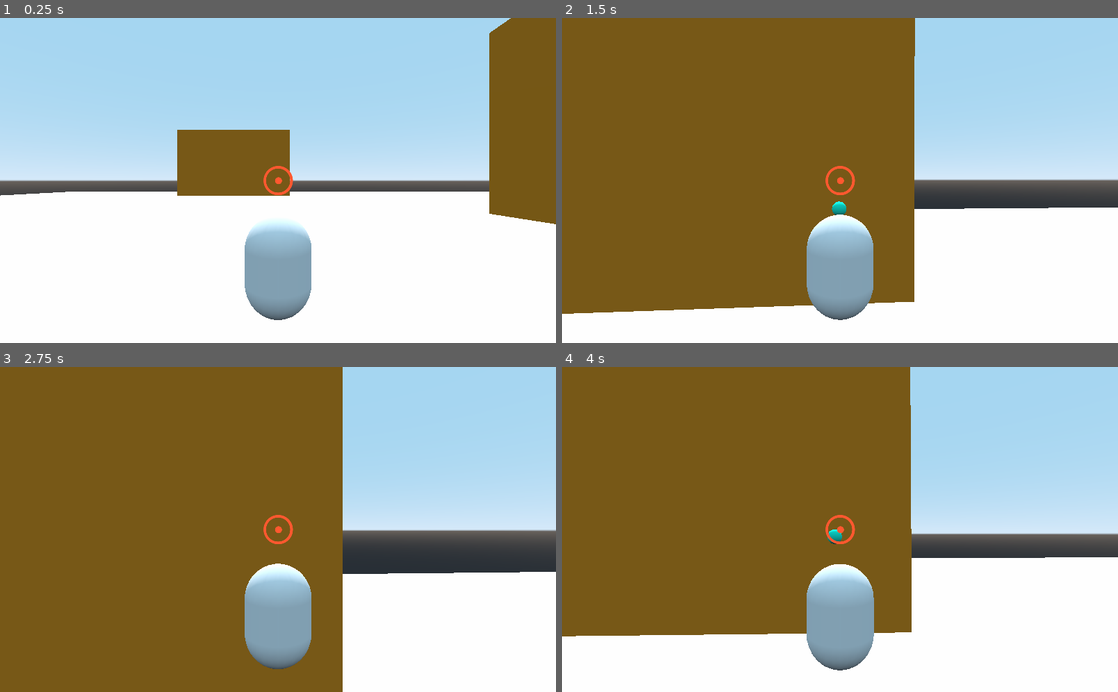
Above: before the commit, frames 1-4 (two rows, left to right).
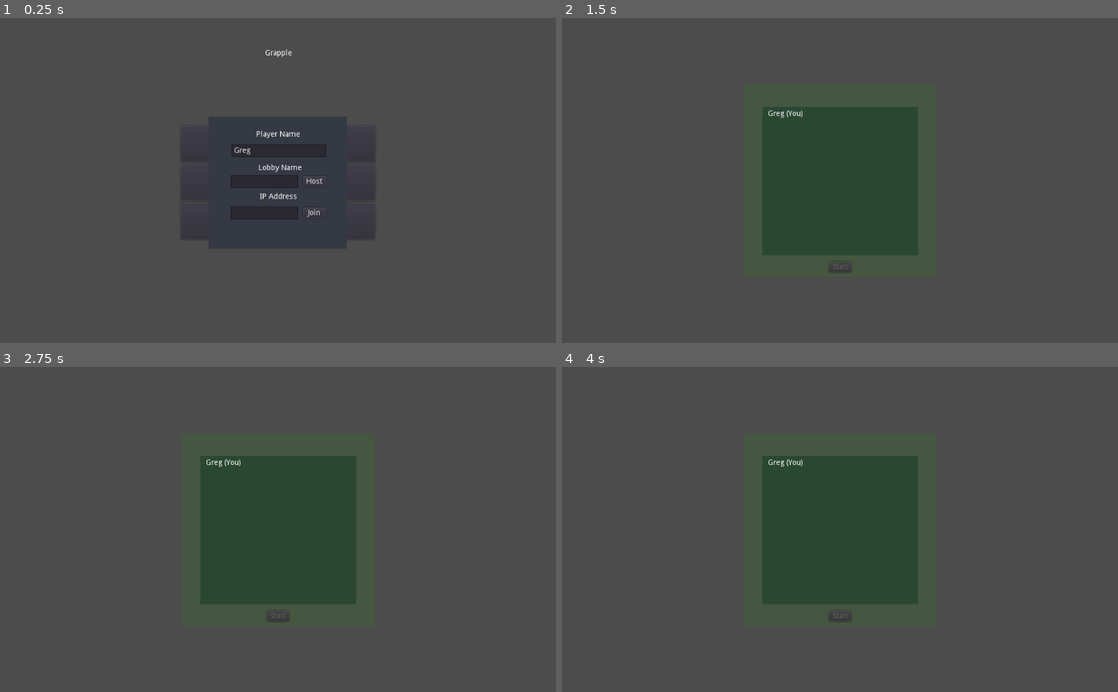
Above: after the commit, the same moments.

Repository: AdithaD/grapple
Game: Godot game, scene res://Scenes/MainMenu.tscn
The game is run twice, just before and just after one commit, with the same random seed, the same clock (stepped at 60 frames per second) and the same inputs. Before the commit the project starts from res://Scenes/Main.tscn.
Inputs (mouse positions are in pixels of both pictures, inside the frame that each line leads up to):
- Up to frame 1 (0.25 s): no input
- Up to frame 2 (1.5 s): click (840, 183) at 0.5 s, where only the run after the commit has a clickable "Multiplayer"; click (873, 180) at 1.25 s, where only the run after the commit has a clickable "Host"
- Up to frame 3 (2.75 s): tap Enter at 2 s; move the mouse to (305, 529) at 2.02 s; hold W (move_forward) from 2.03 s (still down); click (305, 529) at 2.1 s; tap Space (jump) at 2.27 s
- Up to frame 4 (4 s): keep holding W (move_forward); tap Space (jump) at 2.75, 3.02 s; move the mouse to (812, 529) at 2.77 s; tap Shift (sprint) at 2.85 s; tap Enter at 3.5 s; move the mouse to (851, 523) at 3.52 s; click (851, 523) at 3.6 s

The runs differ from the first frame. In frame 1, 98% of the frame differs, in the area x 0-100%, y 0-100%; in frame 2, 98%; in frame 3, 98%; in frame 4, 98%.

Commit message:
added basic multiplayer. needs syncing

Diff:
--- /dev/null
+++ b/Scenes/Lobby.gd
@@ -0,0 +1,34 @@
+extends Control
+
+
+# Declare member variables here. Examples:
+# var a = 2
+# var b = "text"
+
+
+# Called when the node enters the scene tree for the first time.
+
+
+func _player_list_changed():
+	for child in $LobbyDialog/Players/Names.get_children():
+		child.queue_free()
+
+	var your_label = Label.new()
+	your_label.text = GameState.player_name + " (You)"
+	$LobbyDialog/Players/Names.add_child(your_label)
+
+	for player in GameState.get_player_list():
+		var label = Label.new()
+		label.text = player
+		$LobbyDialog/Players/Names.add_child(label)
+
+func _ready():
+	GameState.connect("player_list_changed", self, "_player_list_changed")
+	$LobbyDialog/LobbyName.text = GameState.lobby_name
+
+	$LobbyDialog/StartButton.disabled = not get_tree().is_network_server()
+	_player_list_changed()
+
+
+func _on_StartButton_button_down():
+	GameState.begin_game()
--- /dev/null
+++ b/Scenes/Lobby.tscn
@@ -0,0 +1,86 @@
+[gd_scene load_steps=2 format=2]
+
+[ext_resource path="res://Scenes/Lobby.gd" type="Script" id=1]
+
+[node name="Lobby" type="Control"]
+anchor_right = 1.0
+anchor_bottom = 1.0
+script = ExtResource( 1 )
+__meta__ = {
+"_edit_use_anchors_": false
+}
+
+[node name="LobbyDialog" type="Control" parent="."]
+anchor_left = 0.5
+anchor_top = 0.5
+anchor_right = 0.5
+anchor_bottom = 0.5
+margin_left = -177.5
+margin_top = -177.5
+margin_right = 177.5
+margin_bottom = 177.5
+__meta__ = {
+"_edit_use_anchors_": false
+}
+
+[node name="Background" type="ColorRect" parent="LobbyDialog"]
+anchor_right = 1.0
+anchor_bottom = 1.0
+color = Color( 0.27451, 0.345098, 0.258824, 1 )
+__meta__ = {
+"_edit_use_anchors_": false
+}
+
+[node name="LobbyName" type="Label" parent="LobbyDialog"]
+anchor_right = 1.0
+margin_top = 14.0
+margin_bottom = 28.0
+text = "Lobby Name"
+align = 1
+__meta__ = {
+"_edit_use_anchors_": false
+}
+
+[node name="Players" type="Control" parent="LobbyDialog"]
+anchor_left = 0.5
+anchor_top = 0.5
+anchor_right = 0.5
+anchor_bottom = 0.5
+margin_left = -143.5
+margin_top = -137.0
+margin_right = 143.5
+margin_bottom = 137.0
+__meta__ = {
+"_edit_use_anchors_": false
+}
+
+[node name="ColorRect" type="ColorRect" parent="LobbyDialog/Players"]
+anchor_right = 1.0
+anchor_bottom = 1.0
+color = Color( 0.168627, 0.282353, 0.2, 1 )
+
+[node name="Names" type="VBoxContainer" parent="LobbyDialog/Players"]
+anchor_left = 0.5
+anchor_top = 0.5
+anchor_right = 0.5
+anchor_bottom = 0.5
+margin_left = -133.5
+margin_top = -131.5
+margin_right = 133.5
+margin_bottom = 131.5
+__meta__ = {
+"_edit_use_anchors_": false
+}
+
+[node name="StartButton" type="Button" parent="LobbyDialog"]
+anchor_left = 0.5
+anchor_top = 1.0
+anchor_right = 0.5
+anchor_bottom = 1.0
+margin_left = -20.5
+margin_top = -28.0
+margin_right = 20.5
+margin_bottom = -8.0
+text = "Start"
+
+[connection signal="button_down" from="LobbyDialog/StartButton" to="." method="_on_StartButton_button_down"]
--- /dev/null
+++ b/Scenes/MainMenu.gd
@@ -0,0 +1,45 @@
+extends Control
+
+
+# Declare member variables here. Examples:
+# var a = 2
+# var b = "text"
+
+
+# Called when the node enters the scene tree for the first time.
+func _ready():
+	GameState.connect("connection_succeeded", self, "_connection_success")
+	GameState.connect("connection_failed", self, "_connection_failed")
+
+# Called every frame. 'delta' is the elapsed time since the previous frame.
+#func _process(delta):
+#	pass
+
+func _connection_success():
+	get_tree().change_scene_to(load("res://Scenes/Lobby.tscn"))
+	pass
+
+func _connection_failed():
+	$Multiplayer/MultiplayerOptions/ErrorText.text = "Connection Failed."
+
+func _on_SingleplayerButton_button_down():
+	get_tree().change_scene("res://Scenes/world.tscn")
+
+
+func _on_MultiplayerButton_button_down():
+	$Buttons.visible = false
+	$Multiplayer.visible = true
+
+
+func _on_HostButton_button_down():
+	GameState.host_game($Multiplayer/MultiplayerOptions/PlayerName/PlayerNameEdit.text, $Multiplayer/MultiplayerOptions/Host/LobbyName/LobbyNameEdit.text)
+	get_tree().change_scene_to(load("res://Scenes/Lobby.tscn"))
+
+func _on_JoinButton_button_down():
+	var ip = $Multiplayer/MultiplayerOptions/Join/Control/IPEdit.text
+	if ip.is_valid_ip_address():
+		GameState.join_game($Multiplayer/MultiplayerOptions/PlayerName/PlayerNameEdit.text, ip)
+	else:
+		$Multiplayer/MultiplayerOptions/ErrorText.text = "Invalid IP address"
+
+	pass # Replace with function body.
--- /dev/null
+++ b/Scenes/MainMenu.tscn
@@ -0,0 +1,274 @@
+[gd_scene load_steps=2 format=2]
+
+[ext_resource path="res://Scenes/MainMenu.gd" type="Script" id=1]
+
+[node name="MainMenu" type="Control"]
+anchor_right = 1.0
+anchor_bottom = 1.0
+margin_top = 4.0
+margin_bottom = 4.0
+script = ExtResource( 1 )
+__meta__ = {
+"_edit_use_anchors_": false
+}
+
+[node name="Buttons" type="VBoxContainer" parent="."]
+anchor_left = 0.5
+anchor_top = 0.5
+anchor_right = 0.5
+anchor_bottom = 0.5
+margin_left = -179.0
+margin_top = -105.0
+margin_right = 179.0
+margin_bottom = 105.0
+alignment = 1
+__meta__ = {
+"_edit_use_anchors_": false
+}
+
+[node name="SingleplayerButton" type="Button" parent="Buttons"]
+margin_right = 358.0
+margin_bottom = 67.0
+size_flags_vertical = 3
+text = "Play"
+
+[node name="MultiplayerButton" type="Button" parent="Buttons"]
+margin_top = 71.0
+margin_right = 358.0
+margin_bottom = 138.0
+size_flags_vertical = 3
+text = "Multiplayer"
+
+[node name="ExitButton" type="Button" parent="Buttons"]
+margin_top = 142.0
+margin_right = 358.0
+margin_bottom = 210.0
+size_flags_vertical = 3
+text = "Exit"
+
+[node name="Title" type="Control" parent="."]
+anchor_left = 0.5
+anchor_right = 0.5
+margin_left = -240.0
+margin_top = 35.0
+margin_right = 242.0
+margin_bottom = 104.0
+__meta__ = {
+"_edit_use_anchors_": false
+}
+
+[node name="RichTextLabel" type="Label" parent="Title"]
+anchor_right = 1.0
+anchor_bottom = 1.0
+size_flags_horizontal = 3
+size_flags_vertical = 7
+text = "Grapple
+"
+align = 1
+valign = 1
+
+[node name="Multiplayer" type="Control" parent="."]
+anchor_left = 0.5
+anchor_top = 0.5
+anchor_right = 0.5
+anchor_bottom = 0.5
+margin_left = -109.0
+margin_top = -96.0
+margin_right = 109.0
+margin_bottom = 96.0
+
+[node name="ColorRect" type="ColorRect" parent="Multiplayer"]
+anchor_left = 0.5
+anchor_top = 0.5
+anchor_right = 0.5
+anchor_bottom = 0.5
+margin_left = -127.5
+margin_top = -122.0
+margin_right = 127.5
+margin_bottom = 122.0
+color = Color( 0.211765, 0.227451, 0.266667, 1 )
+__meta__ = {
+"_edit_use_anchors_": false
+}
+
+[node name="MultiplayerOptions" type="VBoxContainer" parent="Multiplayer"]
+anchor_left = 0.5
+anchor_right = 0.5
+margin_left = -87.5
+margin_right = 87.5
+margin_bottom = 187.0
+alignment = 1
+__meta__ = {
+"_edit_use_anchors_": false
+}
+
+[node name="PlayerName" type="Control" parent="Multiplayer/MultiplayerOptions"]
+margin_right = 175.0
+margin_bottom = 53.0
+size_flags_horizontal = 3
+size_flags_vertical = 3
+__meta__ = {
+"_edit_use_anchors_": false
+}
+
+[node name="PlayerNameLabel" type="Label" parent="Multiplayer/MultiplayerOptions/PlayerName"]
+anchor_right = 1.0
+margin_bottom = 31.0
+size_flags_horizontal = 3
+size_flags_vertical = 6
+text = "Player Name
+"
+align = 1
+__meta__ = {
+"_edit_use_anchors_": false
+}
+
+[node name="PlayerNameEdit" type="LineEdit" parent="Multiplayer/MultiplayerOptions/PlayerName"]
+anchor_top = 1.0
+anchor_right = 1.0
+anchor_bottom = 1.0
+margin_left = 0.5
+margin_top = -28.5
+margin_right = 0.5
+margin_bottom = -4.5
+size_flags_horizontal = 3
+text = "Greg"
+__meta__ = {
+"_edit_use_anchors_": false
+}
+
+[node name="Host" type="Control" parent="Multiplayer/MultiplayerOptions"]
+margin_top = 57.0
+margin_right = 175.0
+margin_bottom = 111.0
+size_flags_horizontal = 3
+size_flags_vertical = 3
+__meta__ = {
+"_edit_use_anchors_": false
+}
+
+[node name="HostGameLabel" type="Label" parent="Multiplayer/MultiplayerOptions/Host"]
+anchor_left = 0.5
+anchor_right = 0.5
+margin_left = -37.0
+margin_top = 4.5
+margin_right = 43.0
+margin_bottom = 35.5
+size_flags_horizontal = 3
+size_flags_vertical = 6
+text = "Lobby Name
+"
+__meta__ = {
+"_edit_use_anchors_": false
+}
+
+[node name="LobbyName" type="Control" parent="Multiplayer/MultiplayerOptions/Host"]
+anchor_left = 0.5
+anchor_top = 1.0
+anchor_right = 0.5
+anchor_bottom = 1.0
+margin_left = -87.5
+margin_top = -35.0
+margin_right = 87.5
+__meta__ = {
+"_edit_use_anchors_": false
+}
+
+[node name="LobbyNameEdit" type="LineEdit" parent="Multiplayer/MultiplayerOptions/Host/LobbyName"]
+anchor_top = 0.5
+anchor_bottom = 0.5
+margin_top = -11.5
+margin_right = 124.0
+margin_bottom = 12.5
+size_flags_horizontal = 3
+__meta__ = {
+"_edit_use_anchors_": false
+}
+
+[node name="HostButton" type="Button" parent="Multiplayer/MultiplayerOptions/Host/LobbyName"]
+anchor_left = 1.0
+anchor_top = 0.5
+anchor_right = 1.0
+anchor_bottom = 0.5
+margin_left = -42.0
+margin_top = -10.0
+margin_bottom = 10.0
+size_flags_horizontal = 3
+size_flags_vertical = 3
+text = "Host"
+__meta__ = {
+"_edit_use_anchors_": false
+}
+
+[node name="Join" type="Control" parent="Multiplayer/MultiplayerOptions"]
+margin_top = 115.0
+margin_right = 175.0
+margin_bottom = 169.0
+size_flags_horizontal = 3
+size_flags_vertical = 3
+__meta__ = {
+"_edit_use_anchors_": false
+}
+
+[node name="JoinGameLabel" type="Label" parent="Multiplayer/MultiplayerOptions/Join"]
+anchor_right = 1.0
+margin_bottom = 48.0
+size_flags_horizontal = 3
+size_flags_vertical = 6
+text = "IP Address
+
+"
+align = 1
+__meta__ = {
+"_edit_use_anchors_": false
+}
+
+[node name="Control" type="Control" parent="Multiplayer/MultiplayerOptions/Join"]
+anchor_left = 0.5
+anchor_top = 1.0
+anchor_right = 0.5
+anchor_bottom = 1.0
+margin_left = -87.5
+margin_top = -35.0
+margin_right = 87.5
+__meta__ = {
+"_edit_use_anchors_": false
+}
+
+[node name="IPEdit" type="LineEdit" parent="Multiplayer/MultiplayerOptions/Join/Control"]
+anchor_top = 0.5
+anchor_bottom = 0.5
+margin_top = -11.5
+margin_right = 124.0
+margin_bottom = 12.5
+size_flags_horizontal = 3
+__meta__ = {
+"_edit_use_anchors_": false
+}
+
+[node name="JoinButton" type="Button" parent="Multiplayer/MultiplayerOptions/Join/Control"]
+anchor_left = 1.0
+anchor_top = 0.5
+anchor_right = 1.0
+anchor_bottom = 0.5
+margin_left = -42.0
+margin_top = -10.0
+margin_bottom = 10.0
+size_flags_horizontal = 3
+size_flags_vertical = 3
+text = "Join"
+__meta__ = {
+"_edit_use_anchors_": false
+}
+
+[node name="ErrorText" type="Label" parent="Multiplayer/MultiplayerOptions"]
+margin_top = 173.0
+margin_right = 175.0
+margin_bottom = 187.0
+custom_colors/font_color = Color( 0.968627, 0.0588235, 0.0588235, 1 )
+align = 1
+
+[connection signal="button_down" from="Buttons/SingleplayerButton" to="." method="_on_SingleplayerButton_button_down"]
+[connection signal="button_down" from="Buttons/MultiplayerButton" to="." method="_on_MultiplayerButton_button_down"]
+[connection signal="button_down" from="Multiplayer/MultiplayerOptions/Host/LobbyName/HostButton" to="." method="_on_HostButton_button_down"]
+[connection signal="button_down" from="Multiplayer/MultiplayerOptions/Join/Control/JoinButton" to="." method="_on_JoinButton_button_down"]
--- /dev/null
+++ b/Scenes/MultiplayerUI.gd
@@ -0,0 +1,33 @@
+extends Control
+
+
+# Declare member variables here. Examples:
+# var a = 2
+# var b = "text"
+
+
+# Called when the node enters the scene tree for the first time.
+func _ready():
+	pass # Replace with function body.
+
+
+# Called every frame. 'delta' is the elapsed time since the previous frame.
+#func _process(delta):
+#	pass
+
+
+func _on_Join_Server_button_down():
+	$ServerButtons.visible = false
+	$ConnectPrompt.visible = true
+
+
+func _on_Start_Server_button_down():
+	print("display server ui")
+
+
+func _on_Connect_button_down():
+	get_node("/root/Main").join_server($ConnectPrompt/IPEntry.text)
+
+func _on_Cancel_button_down():
+	$ServerButtons.visible = true
+	$ConnectPrompt.visible = false
--- a/Scenes/Player.tscn
+++ b/Scenes/Player.tscn
@@ -8,7 +8,11 @@
 
 [sub_resource type="CapsuleMesh" id=1]
 
+[sub_resource type="SpatialMaterial" id=3]
+albedo_color = Color( 0.109804, 0.619608, 0.858824, 1 )
+
 [node name="Player" type="KinematicBody"]
+transform = Transform( 1, 0, 0, 0, 1, 0, 0, 0, 1, 0.107654, 2.05219, 0.000422001 )
 collision_mask = 2
 script = ExtResource( 1 )
 debug_ball = ExtResource( 3 )
@@ -20,7 +24,7 @@
 [node name="Model" type="MeshInstance" parent="."]
 transform = Transform( 1, 0, 0, 0, -4.37114e-08, -1, 0, 1, -4.37114e-08, 0, 0, 0 )
 mesh = SubResource( 1 )
-material/0 = null
+material/0 = SubResource( 3 )
 
 [node name="Pivot" type="Spatial" parent="."]
 transform = Transform( -1, 0, -8.74228e-08, 0, 1, 0, 8.74228e-08, 0, -1, 0, 2.54992, 0 )
--- /dev/null
+++ b/Scenes/PlayerName.gd
@@ -0,0 +1,10 @@
+extends Control
+
+
+# Declare member variables here. Examples:
+# var a = 2
+# var b = "text"
+
+
+func set_player_name(name):
+	$Label.text = name
--- /dev/null
+++ b/Scenes/PlayerName.tscn
@@ -0,0 +1,41 @@
+[gd_scene load_steps=4 format=2]
+
+[ext_resource path="res://Scenes/PlayerName.gd" type="Script" id=1]
+[ext_resource path="res://Assets/DiamondSignature-Regular.ttf" type="DynamicFontData" id=2]
+
+[sub_resource type="DynamicFont" id=1]
+size = 256
+font_data = ExtResource( 2 )
+
+[node name="PlayerName" type="Control"]
+anchor_right = 1.0
+anchor_bottom = 1.0
+script = ExtResource( 1 )
+__meta__ = {
+"_edit_use_anchors_": false
+}
+
+[node name="ColorRect" type="ColorRect" parent="."]
+anchor_right = 1.0
+anchor_bottom = 1.0
+color = Color( 0.180392, 0.843137, 0.87451, 1 )
+__meta__ = {
+"_edit_use_anchors_": false
+}
+
+[node name="Label" type="Label" parent="."]
+anchor_left = 0.5
+anchor_top = 0.5
+anchor_right = 0.5
+anchor_bottom = 0.5
+margin_left = -403.0
+margin_top = -150.5
+margin_right = 403.0
+margin_bottom = 150.5
+custom_fonts/font = SubResource( 1 )
+text = "Name"
+align = 1
+valign = 1
+__meta__ = {
+"_edit_use_anchors_": false
+}
--- /dev/null
+++ b/Scenes/World.gd
@@ -0,0 +1,7 @@
+extends Node
+
+export (PackedScene) var player_scene
+
+var player_info = {}
+
+var my_info = { name = "MightySmack" }
--- a/Scenes/Main.tscn
+++ b/Scenes/World.tscn
@@ -1,10 +1,13 @@
-[gd_scene load_steps=8 format=2]
+[gd_scene load_steps=9 format=2]
 
-[ext_resource path="res://Scenes/Player.tscn" type="PackedScene" id=1]
-[ext_resource path="res://Assets/crosshair.png" type="Texture" id=2]
+[ext_resource path="res://Assets/crosshair.png" type="Texture" id=1]
+[ext_resource path="res://Scenes/World.gd" type="Script" id=2]
 
 [sub_resource type="CubeMesh" id=1]
 size = Vector3( 30, 1, 30 )
+
+[sub_resource type="SpatialMaterial" id=6]
+albedo_color = Color( 0.145098, 0.85098, 0.231373, 1 )
 
 [sub_resource type="BoxShape" id=2]
 extents = Vector3( 15, 0.5, 15 )
@@ -19,6 +22,7 @@
 extents = Vector3( 2, 7.5, 2 )
 
 [node name="Main" type="Node"]
+script = ExtResource( 2 )
 
 [node name="Environment" type="Spatial" parent="."]
 
@@ -28,9 +32,9 @@
 collision_mask = 0
 
 [node name="MeshInstance" type="MeshInstance" parent="Environment/Ground"]
-transform = Transform( 1, 0, 0, 0, 1, 0, 0, 0, 1, 0, -0.5, 0 )
+transform = Transform( 1, 0, 0, 0, 1, 0, 0, 0, 1, 0.118079, -0.426154, -0.0697937 )
 mesh = SubResource( 1 )
-material/0 = null
+material/0 = SubResource( 6 )
 
 [node name="CollisionShape" type="CollisionShape" parent="Environment/Ground"]
 transform = Transform( 1, 0, 0, 0, 1, 0, 0, 0, 1, 0, -0.5, 0 )
@@ -78,9 +82,6 @@
 [node name="DirectionalLight" type="DirectionalLight" parent="."]
 transform = Transform( 1, 0, 0, 0, 0.644711, 0.764427, 0, -0.764427, 0.644711, 0, 4.72565, 0 )
 
-[node name="Player" parent="." instance=ExtResource( 1 )]
-transform = Transform( 1, 0, 0, 0, 1, 0, 0, 0, 1, 0, 2, 0 )
-
 [node name="UI" type="Control" parent="."]
 anchor_right = 1.0
 anchor_bottom = 1.0
@@ -88,7 +89,7 @@
 "_edit_use_anchors_": false
 }
 
-[node name="Control" type="Control" parent="UI"]
+[node name="Crosshair" type="Control" parent="UI"]
 anchor_left = 0.5
 anchor_top = 0.5
 anchor_right = 0.5
@@ -101,12 +102,28 @@
 "_edit_use_anchors_": false
 }
 
-[node name="TextureRect" type="TextureRect" parent="UI/Control"]
+[node name="CrosshairTexture" type="TextureRect" parent="UI/Crosshair"]
 anchor_right = 1.0
 anchor_bottom = 1.0
-texture = ExtResource( 2 )
+texture = ExtResource( 1 )
 expand = true
 stretch_mode = 5
 __meta__ = {
 "_edit_use_anchors_": false
 }
+
+[node name="Players" type="Node" parent="."]
+
+[node name="SpawnPoints" type="Node" parent="."]
+
+[node name="0" type="Spatial" parent="SpawnPoints"]
+transform = Transform( -0.939448, 0, 0.342692, 0, 1, 0, -0.342692, 0, -0.939448, -16.1838, 0, -1.09241 )
+
+[node name="1" type="Spatial" parent="SpawnPoints"]
+transform = Transform( 1, 0, 0, 0, 1, 0, 0, 0, 1, 0, 0, 15.6804 )
+
+[node name="2" type="Spatial" parent="SpawnPoints"]
+transform = Transform( -0.939448, 0, 0.342692, 0, 1, 0, -0.342692, 0, -0.939448, 0, 0, -22.157 )
+
+[node name="3" type="Spatial" parent="SpawnPoints"]
+transform = Transform( -0.939448, 0, 0.342692, 0, 1, 0, -0.342692, 0, -0.939448, 10.6693, 0, -1.09241 )
--- a/Scripts/Player.gd
+++ b/Scripts/Player.gd
@@ -10,7 +10,7 @@
 export var speed = 10
 export var sprint_multiplier = 2
 export var fall_acceleration = 55
-export var air_move_force = 8
+export var air_move_force = 20
 export var jump_impulse = 20
 
 export var sensitivity = 1
@@ -26,12 +26,14 @@
 var grapple_point = Vector3.ZERO
 
 func _ready():
-	Input.set_mouse_mode(Input.MOUSE_MODE_CAPTURED)
+	if is_network_master():
+		Input.set_mouse_mode(Input.MOUSE_MODE_CAPTURED)
+		$Pivot/Camera.make_current()
 
 func _physics_process(delta):
-	look_move(delta)
-	actions(delta)
-	pass # Replace with function body.
+	if(is_network_master()):
+		look_move(delta)
+		actions(delta)
 
 func actions(delta):
 	if Input.is_action_just_pressed("grapple"):
@@ -103,6 +105,7 @@
 		if Input.is_action_just_pressed("jump"):
 			velocity.y += jump_impulse
 	else:
+		direction = transform.basis.xform(direction)
 		velocity += direction * air_move_force * delta
 
 	velocity.y -= fall_acceleration * delta
@@ -114,8 +117,9 @@
 		if(velocity.length() >  max_grapple_speed):
 			velocity = velocity.normalized() * max_grapple_speed
 
+	rpc("apply_movement", velocity)
 
-
+remotesync func apply_movement(velocity):
 	velocity = move_and_slide(velocity, Vector3.UP)
 
 func _input(event):
@@ -129,3 +133,6 @@
 		rotx = $Pivot.rotation_degrees.x - clamp($Pivot.rotation_degrees.x + rotx, -90, 90)
 
 		$Pivot.rotate_x(-rotx)
+
+func set_player_name(name):
+	$Sprite3D/Viewport/PlayerName.set_player_name(name)
--- /dev/null
+++ b/game_state.gd
@@ -0,0 +1,182 @@
+extends Node
+
+# Default game server port. Can be any number between 1024 and 49151.
+# Not on the list of registered or common ports as of November 2020:
+# https://en.wikipedia.org/wiki/List_of_TCP_and_UDP_port_numbers
+const DEFAULT_PORT = 10567
+
+# Max number of players.
+const MAX_PEERS = 4
+
+var peer = null
+
+# Name for my player.
+var player_name = "Default"
+
+# Names for remote players in id:name format.
+var lobby_name = "lobby"
+
+var players = {}
+var players_ready = []
+
+# Signals to let lobby GUI know what's going on.
+signal player_list_changed()
+signal connection_failed()
+signal connection_succeeded()
+signal game_ended()
+signal game_error(what)
+
+# Callback from SceneTree.
+func _player_connected(id):
+	# Registration of a client beings here, tell the connected player that we are here.
+	rpc_id(id, "register_player", player_name, lobby_name)
+
+
+# Callback from SceneTree.
+func _player_disconnected(id):
+	if has_node("/root/World"): # Game is in progress.
+		if get_tree().is_network_server():
+			emit_signal("game_error", "Player " + players[id] + " disconnected")
+			end_game()
+	else: # Game is not in progress.
+		# Unregister this player.
+		unregister_player(id)
+
+
+# Callback from SceneTree, only for clients (not server).
+func _connected_ok():
+	# We just connected to a server
+	emit_signal("connection_succeeded")
+
+
+# Callback from SceneTree, only for clients (not server).
+func _server_disconnected():
+	emit_signal("game_error", "Server disconnected")
+	end_game()
+
+
+# Callback from SceneTree, only for clients (not server).
+func _connected_fail():
+	get_tree().set_network_peer(null) # Remove peer
+	emit_signal("connection_failed")
+
+
+# Lobby management functions.
+
+remote func register_player(new_player_name, lobby_name):
+	var id = get_tree().get_rpc_sender_id()
+	print(id)
+	players[id] = new_player_name
+	self.lobby_name = lobby_name
+	emit_signal("player_list_changed")
+
+
+func unregister_player(id):
+	players.erase(id)
+	emit_signal("player_list_changed")
+
+
+remote func pre_start_game(spawn_points):
+	# Change scene.
+	var world = load("res://Scenes/World.tscn").instance()
+	get_tree().get_root().add_child(world)
+
+	get_tree().get_root().get_node("Lobby").hide()
+
+	var player_scene = load("res://Scenes/Player.tscn")
+
+	for p_id in spawn_points:
+		var spawn_pos = world.get_node("SpawnPoints/" + str(spawn_points[p_id])).translation
+		var player = player_scene.instance()
+
+		player.set_name(str(p_id)) # Use unique ID as node name.
+		player.translation=spawn_pos
+		player.set_network_master(p_id) #set unique id as master.
+
+#		if p_id == get_tree().get_network_unique_id():
+#			# If node for this peer id, set name.
+#			player.set_player_name(player_name)
+#		else:
+#			# Otherwise set name from peer.
+#			player.set_player_name(players[p_id])
+
+		world.get_node("Players").add_child(player)
+
+	if not get_tree().is_network_server():
+		# Tell server we are ready to start.
+		rpc_id(1, "ready_to_start", get_tree().get_network_unique_id())
+	elif players.size() == 0:
+		post_start_game()
+
+
+remote func post_start_game():
+	get_tree().set_pause(false) # Unpause and unleash the game!
+
+
+remote func ready_to_start(id):
+	assert(get_tree().is_network_server())
+
+	if not id in players_ready:
+		players_ready.append(id)
+
+	if players_ready.size() == players.size():
+		for p in players:
+			rpc_id(p, "post_start_game")
+		post_start_game()
+
+
+func host_game(new_player_name, new_lobby_name):
+	player_name = new_player_name
+	self.lobby_name = new_lobby_name
+	peer = NetworkedMultiplayerENet.new()
+	peer.create_server(DEFAULT_PORT, MAX_PEERS)
+	get_tree().set_network_peer(peer)
+
+
+func join_game(new_player_name, ip):
+	player_name = new_player_name
+	peer = NetworkedMultiplayerENet.new()
+	var error = peer.create_client(ip, DEFAULT_PORT)
+	get_tree().set_network_peer(peer)
+
+
+func get_player_list():
+	return players.values()
+
+
+func get_player_name():
+	return player_name
+
+
+func begin_game():
+	assert(get_tree().is_network_server())
+
+	# Create a dictionary with peer id and respective spawn points, could be improved by randomizing.
+	var spawn_points = {}
+	spawn_points[1] = 0 # Server in spawn point 0.
+	var spawn_point_idx = 1
+	for p in players:
+		spawn_points[p] = spawn_point_idx
+		spawn_point_idx += 1
+	# Call to pre-start game with the spawn points.
+	for p in players:
+		rpc_id(p, "pre_start_game", spawn_points)
+
+	pre_start_game(spawn_points)
+
+
+func end_game():
+	if has_node("/root/World"): # Game is in progress.
+		# End it
+		get_node("/root/World").queue_free()
+
+	emit_signal("game_ended")
+	players.clear()
+
+
+func _ready():
+	get_tree().connect("network_peer_connected", self, "_player_connected")
+	get_tree().connect("network_peer_disconnected", self,"_player_disconnected")
+	get_tree().connect("connected_to_server", self, "_connected_ok")
+	get_tree().connect("connection_failed", self, "_connected_fail")
+	get_tree().connect("server_disconnected", self, "_server_disconnected")
--- a/project.godot
+++ b/project.godot
@@ -11,8 +11,11 @@
 [application]
 
 config/name="Grapple"
-run/main_scene="res://Scenes/Main.tscn"
-config/icon="res://icon.png"
+run/main_scene="res://Scenes/MainMenu.tscn"
+
+[autoload]
+
+GameState="*res://game_state.gd"
 
 [input]
 
Not shown: 1 places in Scenes/Player.tscn that only renumber resources
